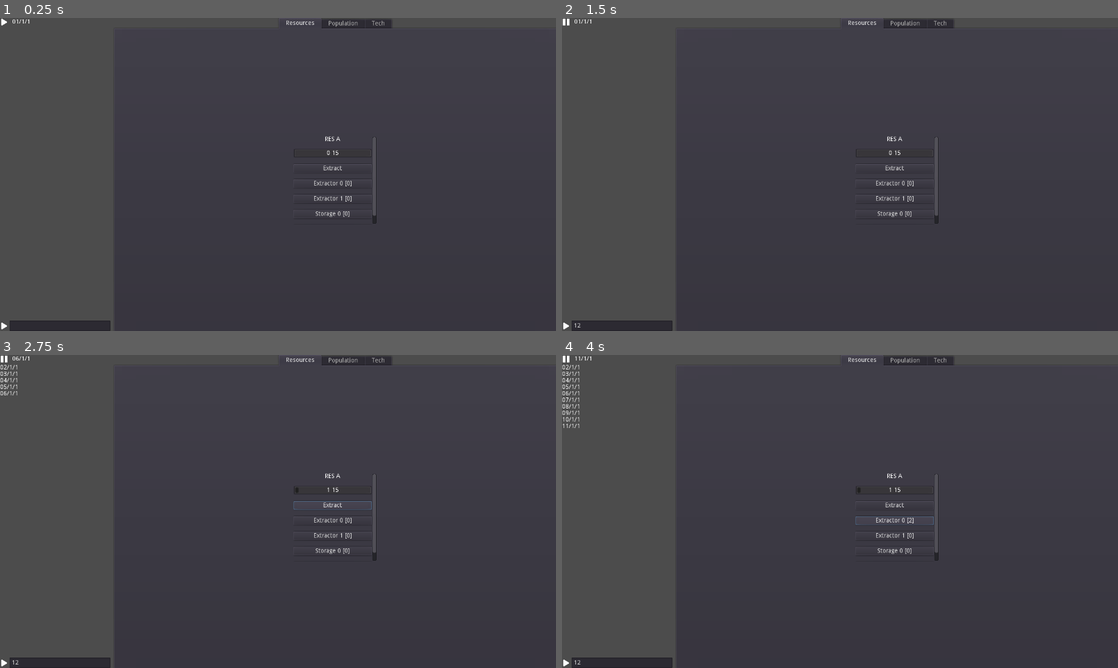
Above: before the commit, frames 1-4 (two rows, left to right).
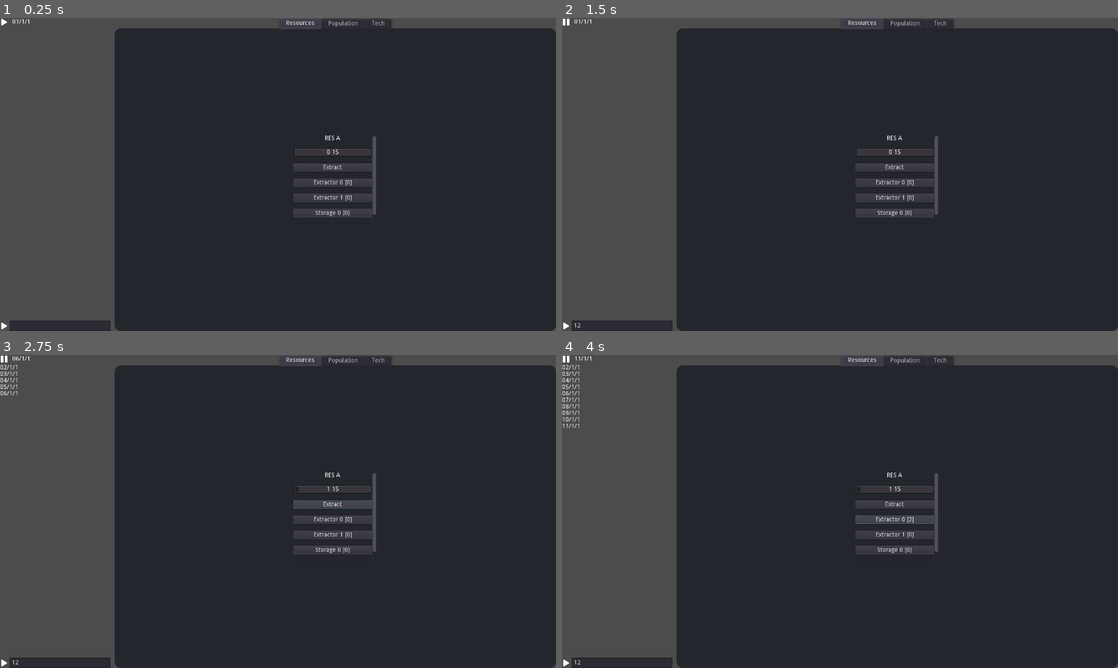
Above: after the commit, the same moments.

Repository: FRisney/incremental
Game: Godot game, scene res://main.tscn
The game is run twice, just before and just after one commit, with the same random seed, the same clock (stepped at 60 frames per second) and the same inputs.
Inputs (mouse positions are in pixels of both pictures, inside the frame that each line leads up to):
- Up to frame 1 (0.25 s): no input
- Up to frame 2 (1.5 s): click (623, 324) at 0.52 s; type "12" at 0.6 s; click (567, 21) at 1.25 s
- Up to frame 3 (2.75 s): click "Extract" at 2 s
- Up to frame 4 (4 s): click "Extractor 0 [0]" at 2.75 s; click "Extractor 0 [1]" at 3.5 s

The runs differ from the first frame. In frame 1, 32% of the frame differs, in the area x 20-100%, y 3-66%; in frame 2, 32%; in frame 3, 32%; in frame 4, 32%.

Commit message:
Visuals

Diff:
--- a/incremental/logic/tech_tree/tech.gd
+++ b/incremental/logic/tech_tree/tech.gd
@@ -51,6 +51,9 @@
 
 func _on_ticked():
 	if status != TECH_STATUS.DONE:
+		if Settings.get_tick() % 5:
+			for r in req[1]:
+				print(r)
 		status = TECH_STATUS.AVAILABLE
 		if is_missing_resources():
 			status = TECH_STATUS.MISSING_RESOURCES
@@ -84,6 +87,7 @@
 	line.z_index = 1
 	line.antialiased = true
 	line.default_color = Color("#25252a")
+	line.joint_mode = Line2D.LINE_JOINT_ROUND
 	var my_pos: Vector2 = Vector2( rect_size.x/2, 0 )
 	var target_pos: Vector2 = Vector2( target.rect_size.x/2 + target.rect_global_position.x - rect_global_position.x, target.rect_size.y + target.rect_global_position.y - rect_global_position.y )
 	line.add_point(my_pos,0)
--- a/incremental/logic/tech_tree/tech_card.tscn
+++ b/incremental/logic/tech_tree/tech_card.tscn
@@ -1,22 +1,123 @@
-[gd_scene load_steps=2 format=2]
+[gd_scene load_steps=8 format=2]
 
 [ext_resource path="res://logic/tech_tree/tech.gd" type="Script" id=1]
+
+[sub_resource type="StyleBoxFlat" id=1]
+bg_color = Color( 0.164706, 0.176471, 0.207843, 1 )
+corner_radius_top_left = 6
+corner_radius_top_right = 6
+corner_radius_bottom_right = 6
+corner_radius_bottom_left = 6
+
+[sub_resource type="StyleBoxFlat" id=2]
+bg_color = Color( 0.580392, 0.607843, 0.635294, 1 )
+corner_radius_top_left = 15
+corner_radius_top_right = 15
+corner_radius_bottom_right = 15
+corner_radius_bottom_left = 15
+
+[sub_resource type="StyleBoxFlat" id=3]
+bg_color = Color( 0.964706, 0.658824, 0.129412, 1 )
+corner_radius_top_left = 15
+corner_radius_top_right = 15
+corner_radius_bottom_right = 15
+corner_radius_bottom_left = 15
+
+[sub_resource type="StyleBoxFlat" id=4]
+bg_color = Color( 0.262745, 0.270588, 0.301961, 1 )
+border_width_left = 3
+border_width_top = 3
+border_width_right = 3
+border_width_bottom = 3
+border_color = Color( 1, 0.756863, 0.027451, 1 )
+corner_radius_top_left = 15
+corner_radius_top_right = 15
+corner_radius_bottom_right = 15
+corner_radius_bottom_left = 15
+
+[sub_resource type="StyleBoxFlat" id=5]
+bg_color = Color( 0.262745, 0.270588, 0.301961, 1 )
+corner_radius_top_left = 15
+corner_radius_top_right = 15
+corner_radius_bottom_right = 15
+corner_radius_bottom_left = 15
+
+[sub_resource type="StyleBoxFlat" id=6]
+bg_color = Color( 0.262745, 0.270588, 0.301961, 1 )
+corner_radius_top_left = 6
+corner_radius_top_right = 6
+corner_radius_bottom_right = 6
+corner_radius_bottom_left = 6
 
 [node name="Tech2" type="Panel"]
 margin_right = 172.0
 margin_bottom = 169.0
+custom_styles/panel = SubResource( 1 )
 script = ExtResource( 1 )
 __meta__ = {
 "_edit_group_": true,
 "_edit_use_anchors_": false
 }
 
-[node name="Unlock" type="Button" parent="."]
+[node name="MarginContainer" type="MarginContainer" parent="."]
 anchor_right = 1.0
 anchor_bottom = 1.0
+custom_constants/margin_right = 12
+custom_constants/margin_top = 12
+custom_constants/margin_left = 12
+custom_constants/margin_bottom = 12
+__meta__ = {
+"_edit_use_anchors_": false
+}
+
+[node name="VBoxContainer" type="VBoxContainer" parent="MarginContainer"]
+margin_left = 12.0
+margin_top = 12.0
+margin_right = 160.0
+margin_bottom = 157.0
+custom_constants/separation = 12
+alignment = 1
+__meta__ = {
+"_edit_use_anchors_": false
+}
+
+[node name="Unlock" type="Button" parent="MarginContainer/VBoxContainer"]
+margin_right = 148.0
+margin_bottom = 119.0
 mouse_default_cursor_shape = 2
+size_flags_horizontal = 3
+size_flags_vertical = 3
+custom_styles/hover = SubResource( 2 )
+custom_styles/pressed = SubResource( 3 )
+custom_styles/focus = SubResource( 4 )
+custom_styles/disabled = SubResource( 5 )
+custom_styles/normal = SubResource( 6 )
 text = "Unlock"
 __meta__ = {
 "_edit_use_anchors_": false
 }
-[connection signal="pressed" from="Unlock" to="." method="_on_pressed"]
+
+[node name="HBoxContainer" type="HBoxContainer" parent="MarginContainer/VBoxContainer"]
+margin_top = 131.0
+margin_right = 148.0
+margin_bottom = 145.0
+alignment = 1
+
+[node name="Label" type="Label" parent="MarginContainer/VBoxContainer/HBoxContainer"]
+margin_right = 33.0
+margin_bottom = 14.0
+text = "A: 55"
+
+[node name="VSeparator" type="VSeparator" parent="MarginContainer/VBoxContainer/HBoxContainer"]
+margin_left = 37.0
+margin_right = 120.0
+margin_bottom = 14.0
+size_flags_horizontal = 3
+
+[node name="Label2" type="Label" parent="MarginContainer/VBoxContainer/HBoxContainer"]
+margin_left = 124.0
+margin_right = 148.0
+margin_bottom = 14.0
+text = "R: 5"
+
+[connection signal="pressed" from="MarginContainer/VBoxContainer/Unlock" to="." method="_on_pressed"]
--- a/incremental/main.tscn
+++ b/incremental/main.tscn
@@ -33,6 +33,13 @@
 CheckBox/styles/normal = SubResource( 1 )
 CheckBox/styles/pressed = SubResource( 1 )
 
+[sub_resource type="StyleBoxFlat" id=3]
+bg_color = Color( 0.141176, 0.14902, 0.176471, 1 )
+corner_radius_top_left = 15
+corner_radius_top_right = 15
+corner_radius_bottom_right = 15
+corner_radius_bottom_left = 15
+
 [node name="HBoxContainer" type="HBoxContainer"]
 anchor_right = 1.0
 anchor_bottom = 1.0
@@ -132,6 +139,7 @@
 margin_bottom = 1080.0
 size_flags_horizontal = 3
 size_flags_stretch_ratio = 4.0
+custom_styles/panel = SubResource( 3 )
 __meta__ = {
 "_edit_use_anchors_": false
 }
@@ -139,16 +147,13 @@
 [node name="Resources" type="CenterContainer" parent="Main"]
 anchor_right = 1.0
 anchor_bottom = 1.0
-margin_left = 4.0
-margin_top = 32.0
-margin_right = -4.0
-margin_bottom = -4.0
+margin_top = 24.0
 
 [node name="Grid2" type="GridContainer" parent="Main/Resources"]
-margin_left = 639.0
-margin_top = 388.0
-margin_right = 881.0
-margin_bottom = 655.0
+margin_left = 643.0
+margin_top = 394.0
+margin_right = 885.0
+margin_bottom = 661.0
 grow_horizontal = 2
 grow_vertical = 2
 size_flags_horizontal = 3
Not shown: 1 places in incremental/main.tscn that only renumber resources
